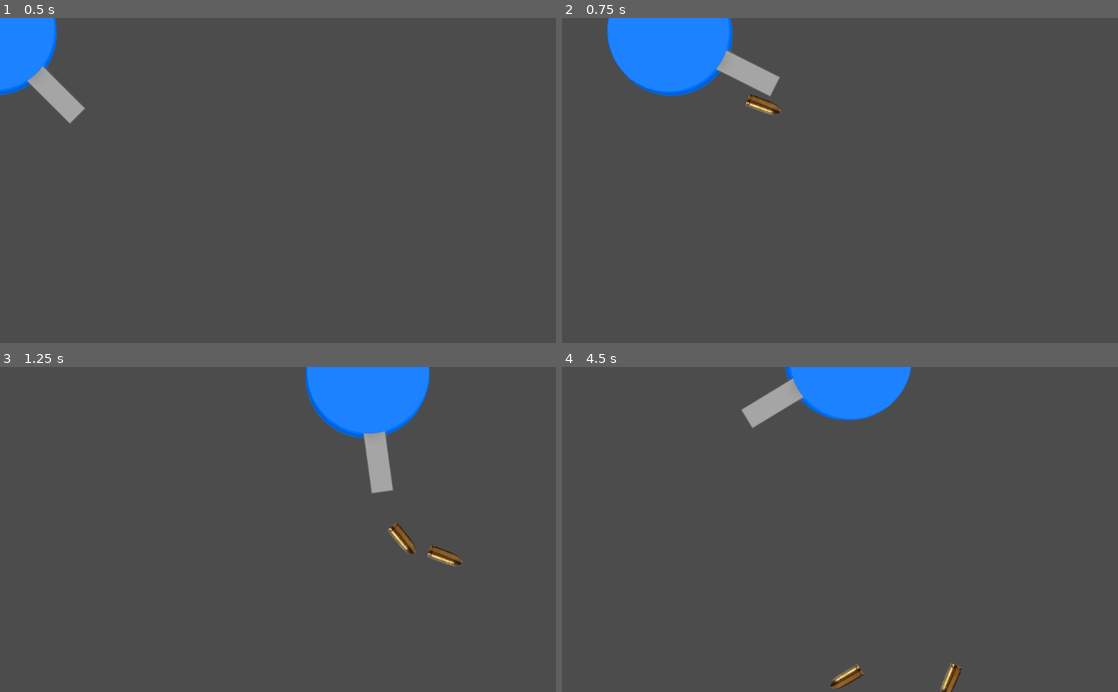
Above: before the commit, frames 1-4 (two rows, left to right).
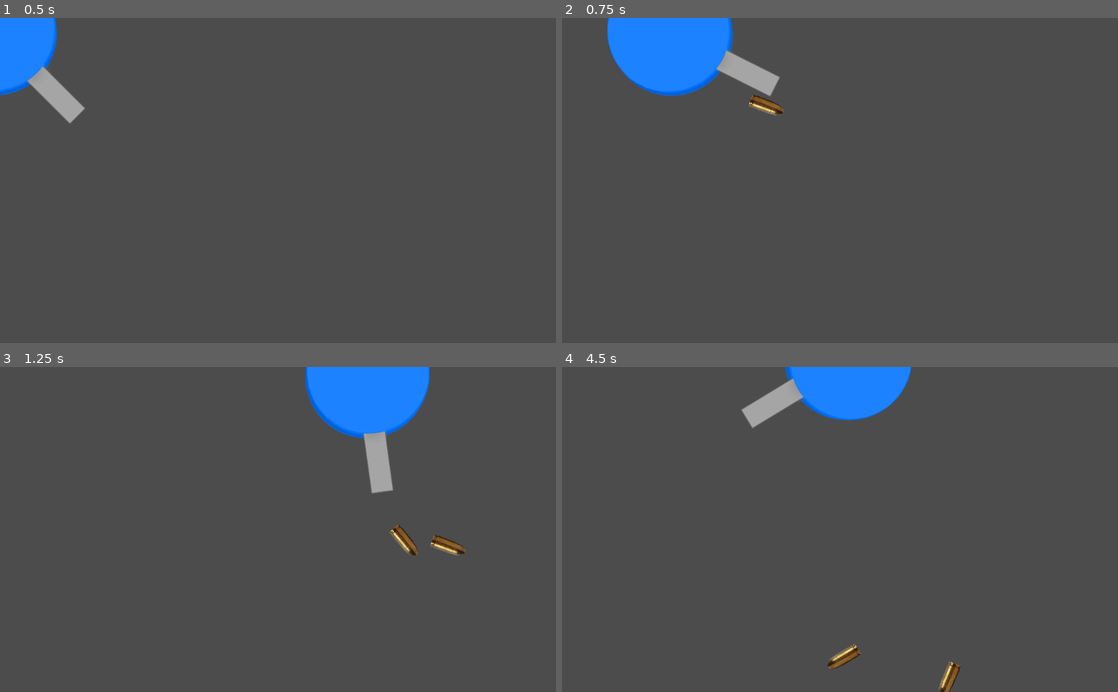
Above: after the commit, the same moments.

Repository: EispriStic/deep.io
Game: Godot game, scene res://Player/Tank_de_base.tscn
Two runs of this game, one before a commit and one after it. Both use one fixed random seed, a clock stepped at 60 frames per second and the inputs below. The project has no main scene, so this scene is started directly.
Inputs (mouse positions are in pixels of both pictures, inside the frame that each line leads up to):
- Up to frame 1 (0.5 s): no input
- Up to frame 2 (0.75 s): tap Enter at 0.5 s; move the mouse to (962, 164) at 0.52 s; press the mouse at (962, 164) at 0.53 s; hold D (right) from 0.53 s (still down)
- Up to frame 3 (1.25 s): keep holding D (right)
- Up to frame 4 (4.5 s): move the mouse to (728, 545) at 1.27 s; release D (right) at 1.28 s; release the mouse at (728, 545) at 1.28 s; hold S (down) 1.28-2.03 s; click (728, 545) at 1.35 s; move the mouse to (895, 458) at 2.02 s; press the mouse at (895, 458) at 2.03 s; hold D (right) 2.03-2.78 s; move the mouse to (812, 594) at 2.77 s; release the mouse at (812, 594) at 2.78 s; hold W (up) 2.78-3.53 s; click (812, 594) at 2.85 s; move the mouse to (1006, 578) at 3.52 s; press the mouse at (1006, 578) at 3.53 s; hold A (left) from 3.53 s (still down); move the mouse to (673, 480) at 4.27 s; release the mouse at (673, 480) at 4.28 s; click (673, 480) at 4.35 s

Frame 1 is identical in both runs. In frame 2, 0.2% of the frame differs, in the area x 33-40%, y 23-30%; in frame 3, 0.6%; in frame 4, 0.6%, in the area x 47-72%, y 85-100%.

Commit message:
baller sans gravité

Diff:
--- /dev/null
+++ b/Balles/Balle_classic.gd
@@ -0,0 +1,6 @@
+extends RigidBody2D
+
+
+
+func _ready():
+	pass
--- a/Balles/Balle_classic.tscn
+++ b/Balles/Balle_classic.tscn
@@ -1,11 +1,14 @@
-[gd_scene load_steps=3 format=2]
+[gd_scene load_steps=4 format=2]
 
 [ext_resource path="res://Asset/Balles/image_2022-04-04_200224-removebg-preview.png" type="Texture" id=1]
+[ext_resource path="res://Balles/Balle_classic.gd" type="Script" id=2]
 
 [sub_resource type="CapsuleShape2D" id=1]
 height = 48.0
 
 [node name="Balle_classic" type="RigidBody2D"]
+gravity_scale = 0.0
+script = ExtResource( 2 )
 
 [node name="Sprite" type="Sprite" parent="."]
 rotation = 3.14159
--- a/Player/Tank_de_base.tscn
+++ b/Player/Tank_de_base.tscn
@@ -19,4 +19,4 @@
 shape = SubResource( 1 )
 
 [node name="Bullet_point" type="Node2D" parent="."]
-position = Vector2( 227, 26 )
+position = Vector2( 233, 26 )
--- a/Tank_de_base.gd
+++ b/Tank_de_base.gd
@@ -8,6 +8,7 @@
 export var speed = 1000
 export var bullet_speed = 1000
 export var fire_rate = 0.5
+
 var velocity = Vector2()
 var can_fire = true
 
